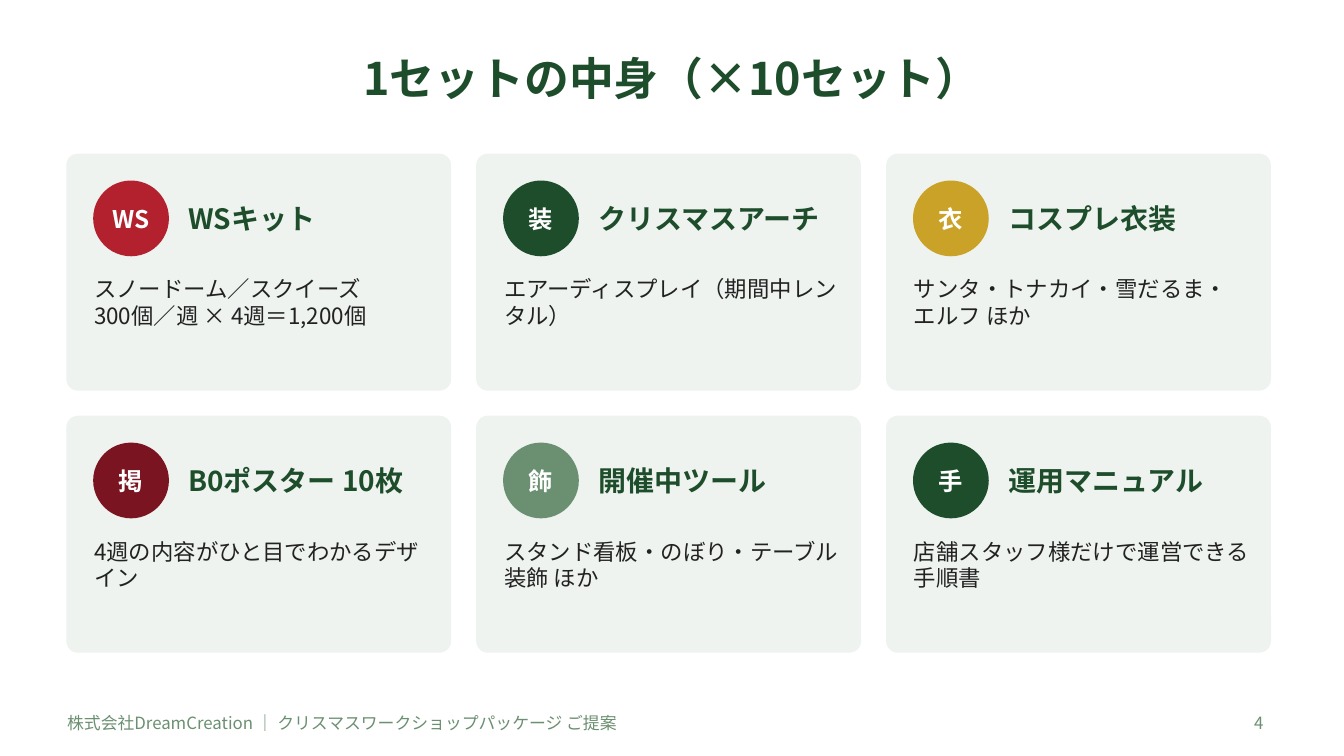
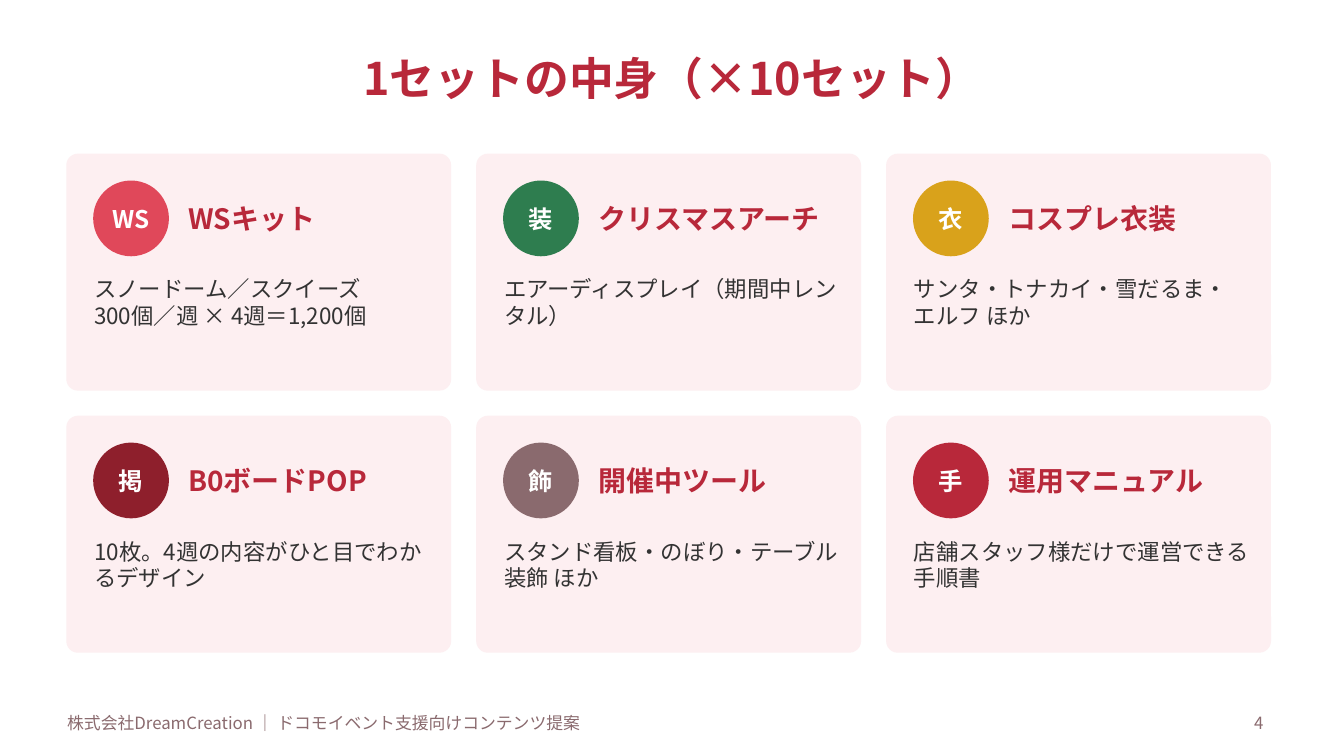
Before and after one commit to lunamax77/-next-vision, a slide deck: slide 4 of docs/proposals/2026-12_docomo_christmas-ws/企画書_NTTドコモ_クリスマスWS.pptx. Drawn at 1344x756 pixels with LibreOffice and Linux fonts; fonts in the diff are those of the drawing. Boxes give left, top, right and bottom in pixels: in the first picture for what was removed or moved away, otherwise in the second. Text is boxed around its words. In the diff, an @@ line names an element or a change of style, - is before the commit and + after.

```diff
--- a/docs/proposals/2026-12_docomo_christmas-ws/企画書_NTTドコモ_クリスマスWS.pptx
+++ b/docs/proposals/2026-12_docomo_christmas-ws/企画書_NTTドコモ_クリスマスWS.pptx
@@ ellipse at bbox=[94, 181, 168, 255]: fill #B3202E to #E0485A; outline #B3202E 1 pt to #E0485A 1 pt @@
@@ ellipse at bbox=[504, 181, 578, 255]: fill #1E4D2B to #2E7D4F; outline #1E4D2B 1 pt to #2E7D4F 1 pt @@
@@ ellipse at bbox=[914, 181, 988, 255]: fill #C9A227 to #D9A21B; outline #C9A227 1 pt to #D9A21B 1 pt @@
@@ fill #EEF3EF to #FDEFF1; outline #EEF3EF 1 pt to #FDEFF1 1 pt in 6 elements at bbox=[67, 155, 450, 390], bbox=[477, 155, 860, 390], bbox=[887, 155, 1270, 390], bbox=[67, 417, 450, 652], bbox=[477, 417, 860, 652], bbox=[887, 417, 1270, 652] @@
@@ ellipse at bbox=[94, 444, 168, 517]: fill #7A1420 to #8E1F2C; outline #7A1420 1 pt to #8E1F2C 1 pt @@
@@ ellipse at bbox=[504, 444, 578, 517]: fill #6B8F71 to #8A6A6E; outline #6B8F71 1 pt to #8A6A6E 1 pt @@
@@ ellipse at bbox=[914, 444, 988, 517]: fill #1E4D2B to #B8283A; outline #1E4D2B 1 pt to #B8283A 1 pt @@
@@ text colour #1E4D2B to #B8283A in 6 elements at bbox=[364, 56, 981, 100], bbox=[188, 206, 315, 232], bbox=[598, 206, 819, 231], bbox=[1008, 205, 1176, 232], bbox=[598, 467, 766, 494], bbox=[1008, 468, 1203, 494] @@
@@ text at bbox=[188, 468, 366, 493]: text changed; text colour #1E4D2B to #B8283A @@
-B0ポスター 10枚
+B0ボードPOP
@@ text colour #222222 to #333333 in 5 elements at bbox=[94, 278, 367, 328], bbox=[504, 278, 837, 326], bbox=[914, 279, 1227, 325], bbox=[504, 541, 838, 588], bbox=[914, 541, 1249, 588] @@
@@ text at bbox=[94, 541, 422, 562]: text changed; text colour #222222 to #333333 @@
-4週の内容がひと目でわかるデザイン
+10枚。4週の内容がひと目でわかるデザイン
@@ text at bbox=[67, 715, 580, 731]: text changed; text colour #6B8F71 to #8A6A6E @@
-株式会社DreamCreation ｜ クリスマスワークショップパッケージ ご提案
+株式会社DreamCreation ｜ ドコモイベント支援向けコンテンツ提案
@@ page number at bbox=[1254, 716, 1263, 729]: text colour #6B8F71 to #8A6A6E @@
```
Also in this commit, not shown: 12 other slides changed, 2 slides added, 1 slide removed, 2 other files.
